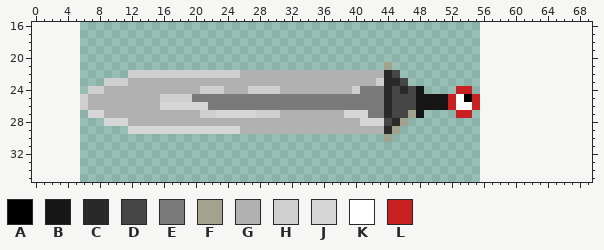
Sprite sheet, stored at game1/images/projectiles/level_1/long_sword.png. Above: the version before the commit.
The file is 50x32 pixels. Colours within 5 levels of each other are drawn and written as one. Shown: x 0..69, y 16..35. The old version is drawn lined up with the new one, on the new canvas.
Palette (. is transparent): A #000000  B #161616  C #292929  D #464646  E #7a7a7a  F #a3a28e  G #b1b1b1  H #cfcfcf  J #d6d6d6  K #ffffff  L #c82121
Pixels before, first column x 6:
21 ......................................F...........
22 ......HHHHHHHHHHHHHHGGGGGGGGGGGGGGGGGGCD..........
23 ...HHHGGGGGGGGGGGGGGGGGGGGGGGGGGGGGGGHCCD.........
24 .HHGGGGGGGGGGGGHHHGGGHHHHGGGGGGGGGHEEECDCDB....LL.
25 HGGGGGGGGGHHHHEEEEEEEEEEEEEEEEEEEEEEEECDDDBBBBLKAL
26 HGGGGGGGGGJJJJJJEEEEEEEEEEEEEEEEEEEEEECDDDBBBBLKKL
27 .JJGGGGGGGGGGGGHHJJJJJHHHGGGGGGGGJJJEECDDFB....LL.
28 ...JJJGGGGGGGGGGGGGGGGGGGGGGGGGGGGGJJJDCF.........
29 ......JJJJJJJJJJJJJJGGGGGGGGGGGGGGGGGGCF..........
30 ......................................F...........
The result:
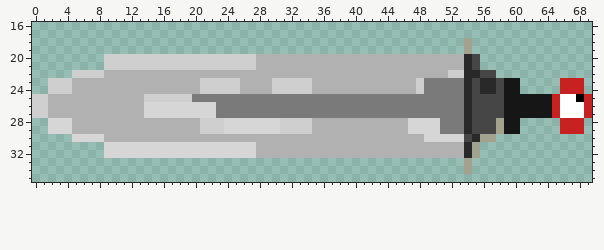
The exact change:
canvas 50x32 -> 70x52, the old top-left corner now at 6,10
Changed rows in their new state; - is an unchanged pixel.
first column x 0:
18 ------------------------------------------------------F---------------
19 ------------------------------------------------------F---------------
20 ---------HHHHHHHHHHHHHHHHHHHGGGGGGGGGGGGGGGGGGGGGGGGGGCD--------------
21 ---------HHHHHHHHHHHHHHHHHHHGGGGGGGGGGGGGGGGGGGGGGGGGGCD--------------
22 -----HHHHGGGGGGGGGGGGGGGGG------------------GGGGGGGGHHCCDD------------
23 --HHHGGGGGGG---------HHHHH----HHHHH--------GGGGGHEEEEECDCCDBB-----LLL-
24 --HHHGGGG---------------HH-GGG-HHHH-----GGGGGGGGHEEEEECDCCDBB-----LLL-
25 HHGGGGG-------HH----------------------------EEEEEEEEEECDDDDBBBBBBLKKAL
26 HHGGGGG-------JJ------J---------------------EEEEEEEEEECDDDDBBBBBBLKKKL
27 HHGGGGGGG-----JJJJJJJJJEEEEEEEEEEEEEEEEEEE--EEEEEEEEEECDDDDBBBBBBLKKKL
28 --JJJGGGGGGG---------HHHJJJJJJJHHHH------GGGGGGJJJJEEECDDDFBB-----LLL-
29 --JJJGGGGGGGGGGGGGGGGHHH--JJJJJHHHH---------GGGJJJJEEECDDDFBB-----LLL-
30 -----JJJJGGGGGGGGGGGGGGGGGGGGGGGGGGGGGGGGGGGGGGGGJJJJJDCFF------------
31 ---------JJJJJJJJJJJJJJJJJJJGGGGGGGGGGGGGGGGGGGGGGGGGGCF--------------
32 ---------JJJJJJJJJJJJJJJJJJJGGGGGGGGGGGGGGGGGGGGGGGGGGCF--------------
33 ------------------------------------------------------F---------------
34 ------------------------------------------------------F---------------
Where, in picture pixels (left, top, right, bottom), the same in both pictures:
changed: (32, 38, 592, 174)
